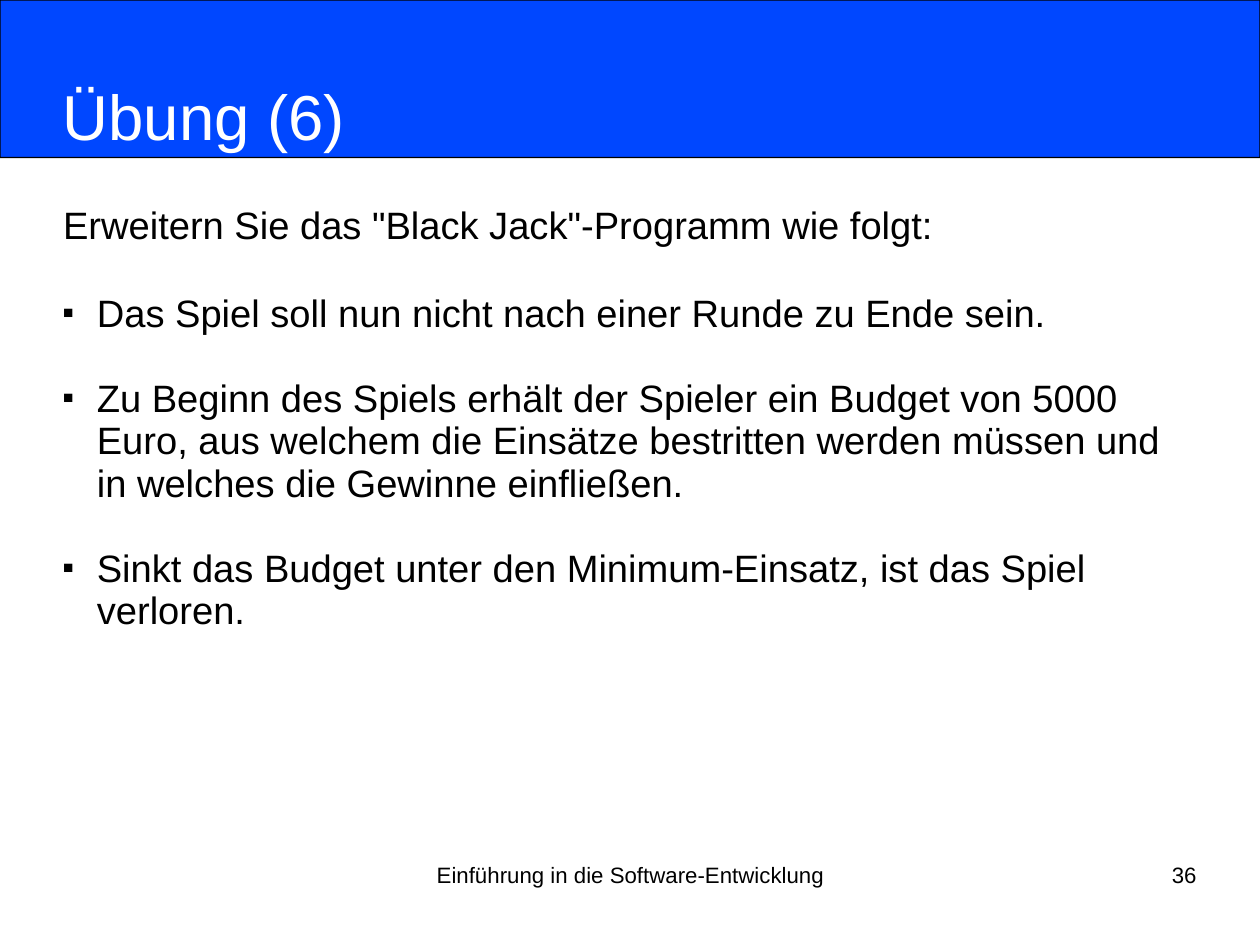
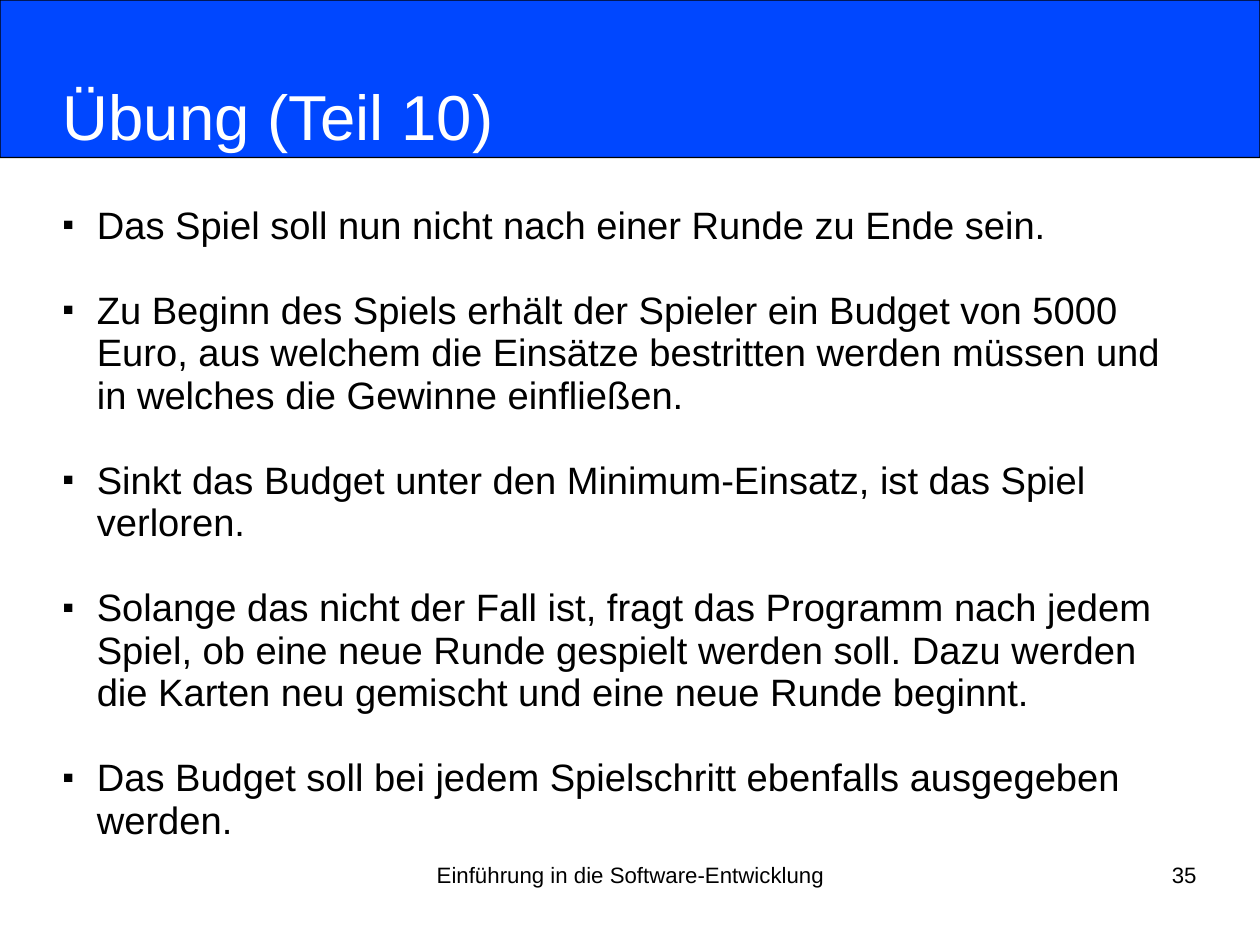
Before and after one commit to nordakademie-einfuehrung-java/vorlesungsskript, a slide deck: slide 35 of folien/Semester_04_Termin_01_Kapitel09.pptx (slide 36 before the commit). Drawn at 1260x945 pixels with LibreOffice and Linux fonts; fonts in the diff are those of the drawing. Boxes give left, top, right and bottom in pixels: in the first picture for what was removed or moved away, otherwise in the second. Text is boxed around its words. In the diff, an @@ line names an element or a change of style, - is before the commit and + after.

```diff
--- a/folien/Semester_04_Termin_01_Kapitel09.pptx
+++ b/folien/Semester_04_Termin_01_Kapitel09.pptx
@@ title at [63,90,493,152]: text changed @@
-Übung (6)
+Übung (Teil 10)
@@ subtitle at [63,211,933,247]: paragraph removed @@
-Erweitern Sie das "Black Jack"-Programm wie folgt:
@@ subtitle at [97,593,1151,835]: paragraphs added @@
+■ Solange das nicht der Fall ist, fragt das Programm nach jedem
+  Spiel, ob eine neue Runde gespielt werden soll. Dazu werden
+  die Karten neu gemischt und eine neue Runde beginnt.
+■ Das Budget soll bei jedem Spielschritt ebenfalls ausgegeben werden.
@@ page number at [1172,867,1197,884]: text changed @@
-36
+35
```
Also in this commit, not shown: 10 other slides changed, 2 slides removed, 4 other files.
